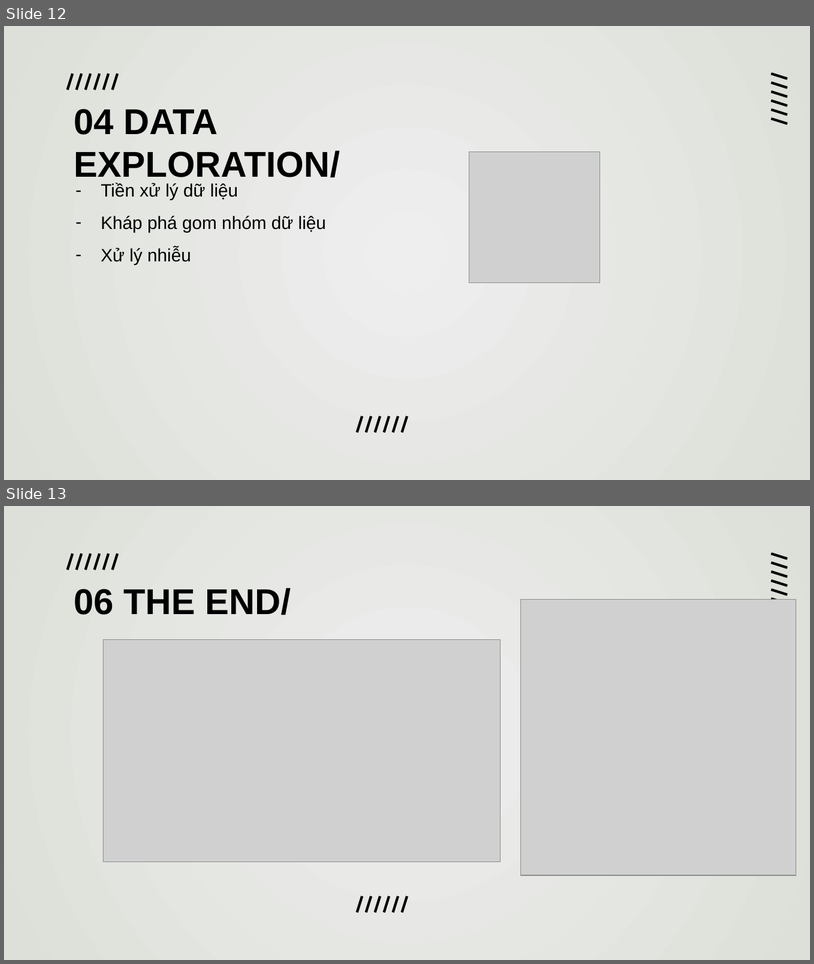
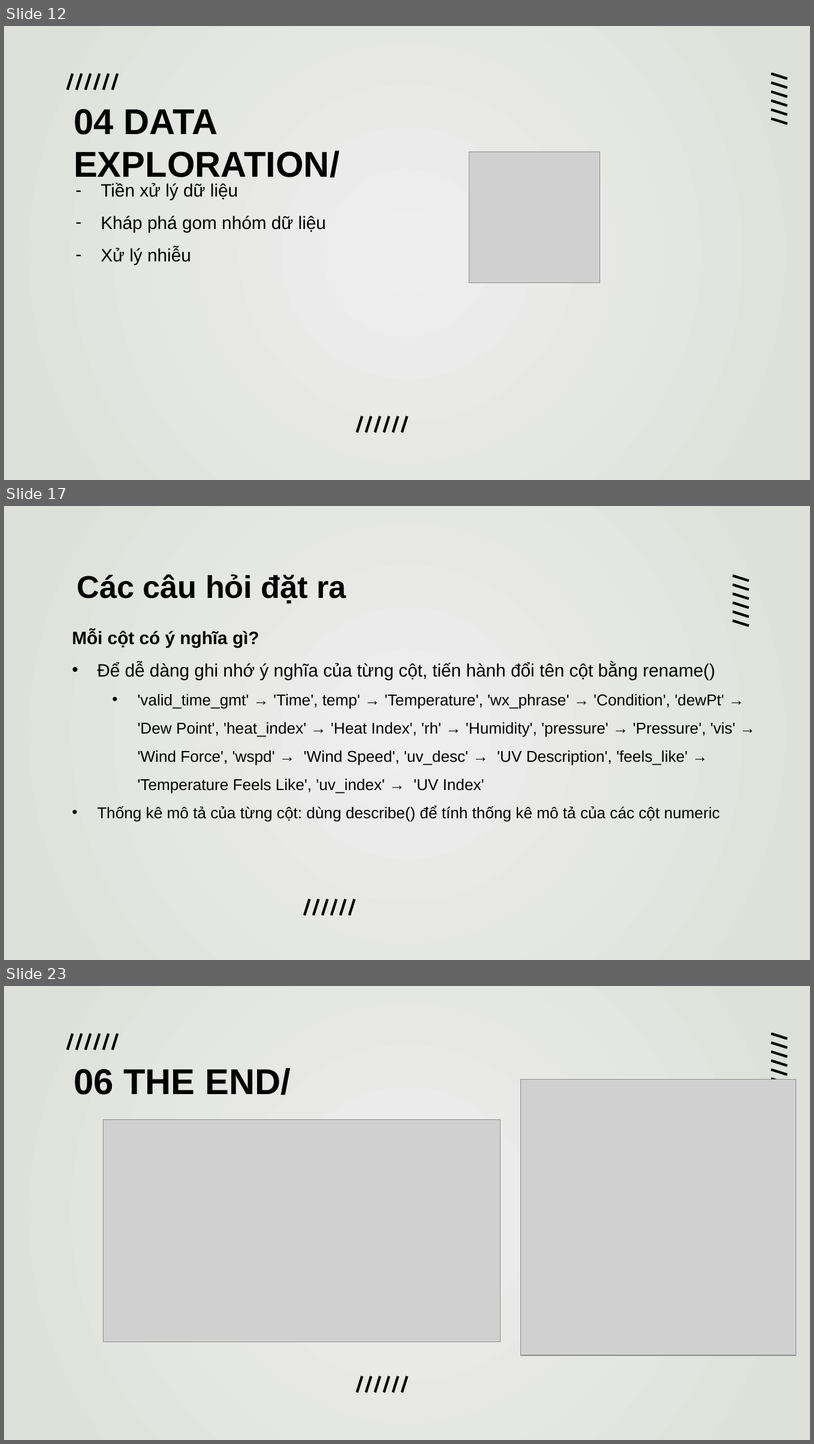
Before and after one commit to duongtanton/NP-KHDL-Gr9, a slide deck: group09.pptx. Shown one above the other, each under a label of ours: slides 12 and 13 before the commit, slides 12, 17 and 23 after it; the slides between them are not shown. The pictures are 814x964 and 814x1444 pixels, drawn with LibreOffice and Linux fonts; fonts in the diff are those of the drawing; grey boxes stand for pictures. Boxes give left, top, right and bottom in pixels: in the first picture for what was removed or moved away, otherwise in the second. Text is boxed around its words. In the diff, an @@ line names an element or a change of style, - is before the commit and + after.

```diff
--- a/group09.pptx
+++ b/group09.pptx
@@ slide 17 added at [4, 506, 810, 960], background gradient #EEEEEE to #DCE0D8 @@
@@ title added at [77, 574, 346, 604], 28 pt, text #000000, bold @@
+Các câu hỏi đặt ra
@@ subtitle added at [72, 630, 736, 822], 14 pt, text #000000 @@
+Mỗi cột có ý nghĩa gì?
+• Để dễ dàng ghi nhớ ý nghĩa của từng cột, tiến hành đổi tên cột bằng rename()
+  • 'valid_time_gmt' → 'Time', temp' → 'Temperature', 'wx_phrase' → 'Condition', 'dewPt' → 'Dew Point', 'heat_index' → 'Heat Index', 'rh' → 'Humidity', 'pressure' → 'Pressure', 'vis' → 'Wind Force', 'wspd' → 'Wind Speed', 'uv_desc' → 'UV Description', 'feels_like' → 'Temperature Feels Like', 'uv_index' → 'UV Index'
+• Thống kê mô tả của từng cột: dùng describe() để tính thống kê mô tả của các cột numeric
@@ group added at [733, 576, 749, 625]: 6 lines @@
@@ group added at [305, 899, 355, 915]: 6 lines @@
@@ what was slide 13 is now slide 23 @@
```
Also in this commit, not shown: 9 other slides added.
